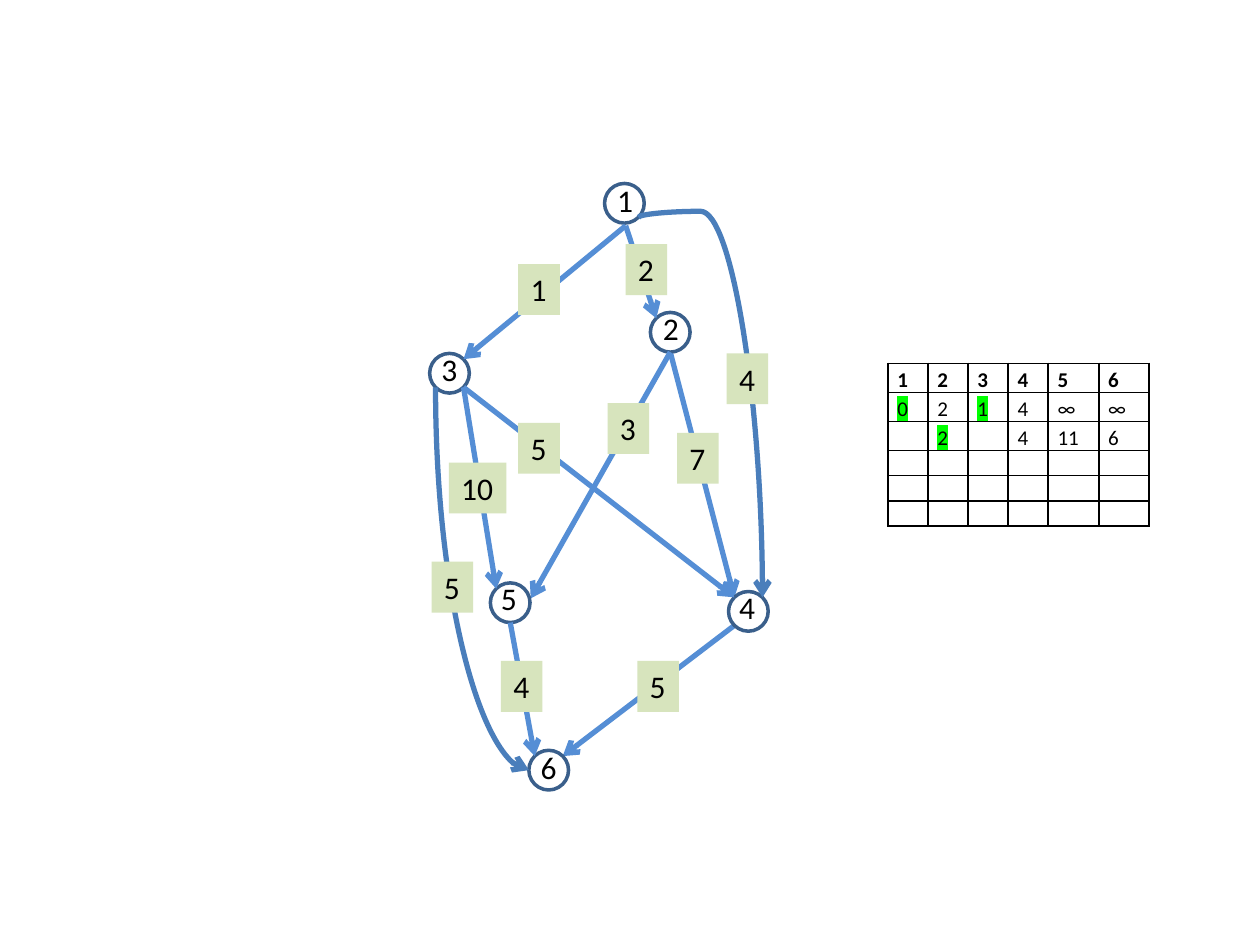
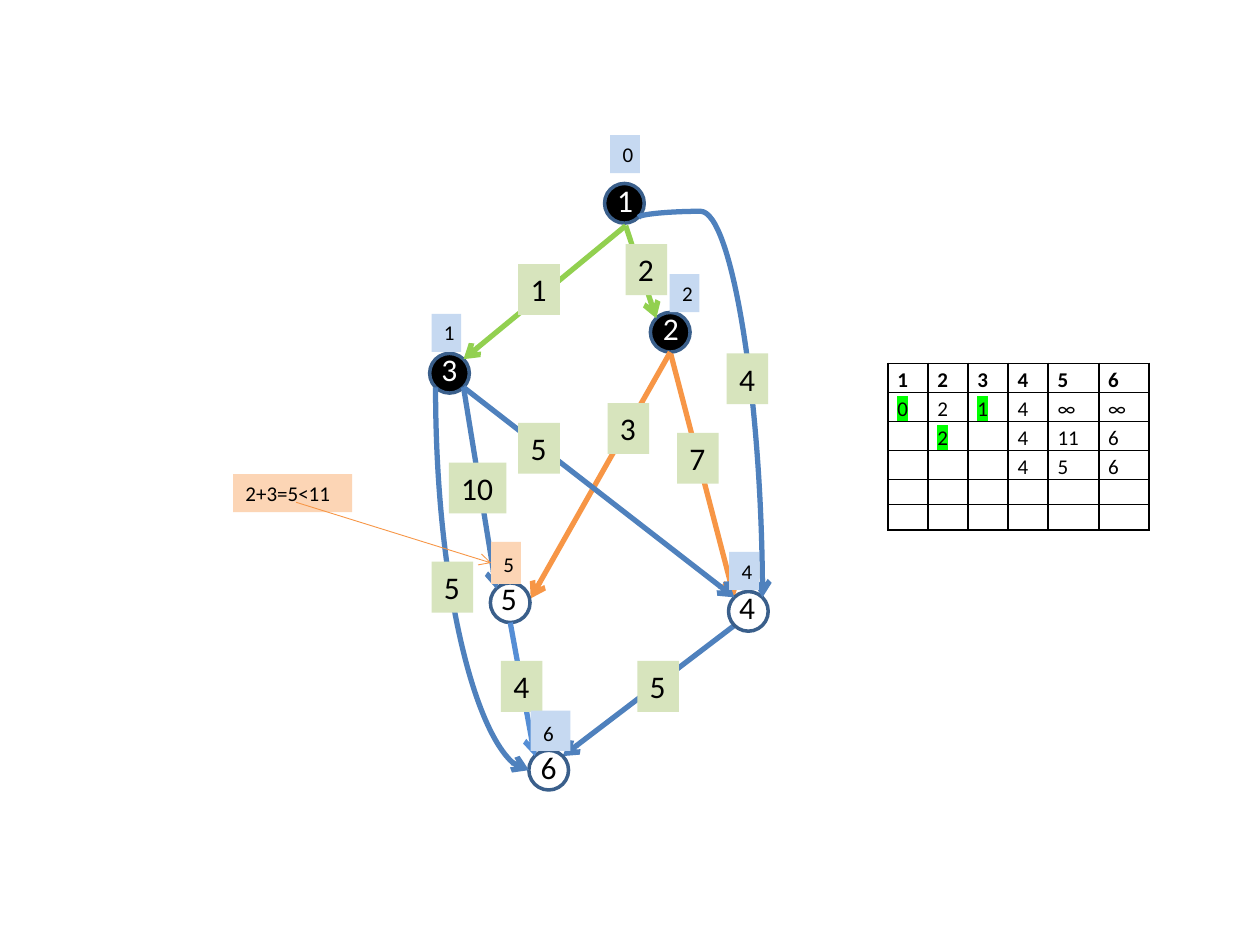
Before and after one commit to SteinbergOB/ANG, a slide deck: slide 14 of Презентации/Лекция 3.pptx (slide 11 before the commit). Drawn at 1260x945 pixels with LibreOffice and Linux fonts; fonts in the diff are those of the drawing. Boxes give left, top, right and bottom in pixels: in the first picture for what was removed or moved away, otherwise in the second. Text is boxed around its words. In the diff, an @@ line names an element or a change of style, - is before the commit and + after.

```diff
--- a/Презентации/Лекция 3.pptx
+++ b/Презентации/Лекция 3.pptx
@@ rectangle added at [610, 135, 640, 173], fill #C6D9F1, 12 pt, text #000000 @@
+0
@@ text colour #000000 to #FFFFFF in 3 elements at [663, 313, 679, 340], [441, 354, 457, 382], [617, 185, 633, 212] @@
@@ fill #FFFFFF to #000000 in 3 elements at [650, 312, 689, 352], [430, 354, 469, 393], [605, 184, 644, 223] @@
@@ arrow (626, 226) - (464, 359): stroke #558ED5 3 pt to #92D050 3 pt @@
@@ arrow (626, 226) - (656, 319): stroke #558ED5 3 pt to #92D050 3 pt @@
@@ curved arrow (639, 217) - (762, 597): stroke #4B7EBC 3 pt to #4F81BD 3 pt @@
@@ rectangle added at [669, 275, 699, 312], fill #C6D9F1, 12 pt, text #000000 @@
+2
@@ rectangle added at [432, 314, 462, 352], fill #C6D9F1, 12 pt, text #000000 @@
+1
@@ arrow (670, 352) - (530, 598): stroke #558ED5 3 pt to #F79646 3 pt @@
@@ arrow (670, 352) - (735, 597): stroke #558ED5 3 pt to #F79646 3 pt @@
@@ curved arrow (436, 387) - (529, 770): stroke #4B7EBC 3 pt to #4F81BD 3 pt @@
@@ arrow (496, 588) - (464, 387): stroke #558ED5 3 pt to #4F81BD 3 pt @@
@@ arrow (735, 597) - (464, 387): stroke #558ED5 3 pt to #4F81BD 3 pt @@
@@ table at [888, 363, 1150, 537] @@
+row 4:  |  |  | 4 | 5 | 6
-row 6:  |  |  |  |  | 
@@ rectangle added at [233, 474, 352, 512], fill #FCD5B5, 12 pt, text #000000 @@
+2+3=5<11
@@ arrow added from (296, 503) to (491, 563), #F79646 0.5 pt @@
@@ rectangle added at [491, 542, 522, 583], fill #FCD5B5, 12 pt, text #000000 @@
+5
@@ rectangle added at [730, 552, 760, 590], fill #C6D9F1, 12 pt, text #000000 @@
+4
@@ arrow (735, 625) - (563, 756): stroke #558ED5 3 pt to #4F81BD 3 pt @@
@@ rectangle added at [530, 711, 570, 751], fill #C6D9F1, 12 pt, text #000000 @@
+6
```
Also in this commit, not shown: 5 other slides changed, 11 slides added, 2 other files.
